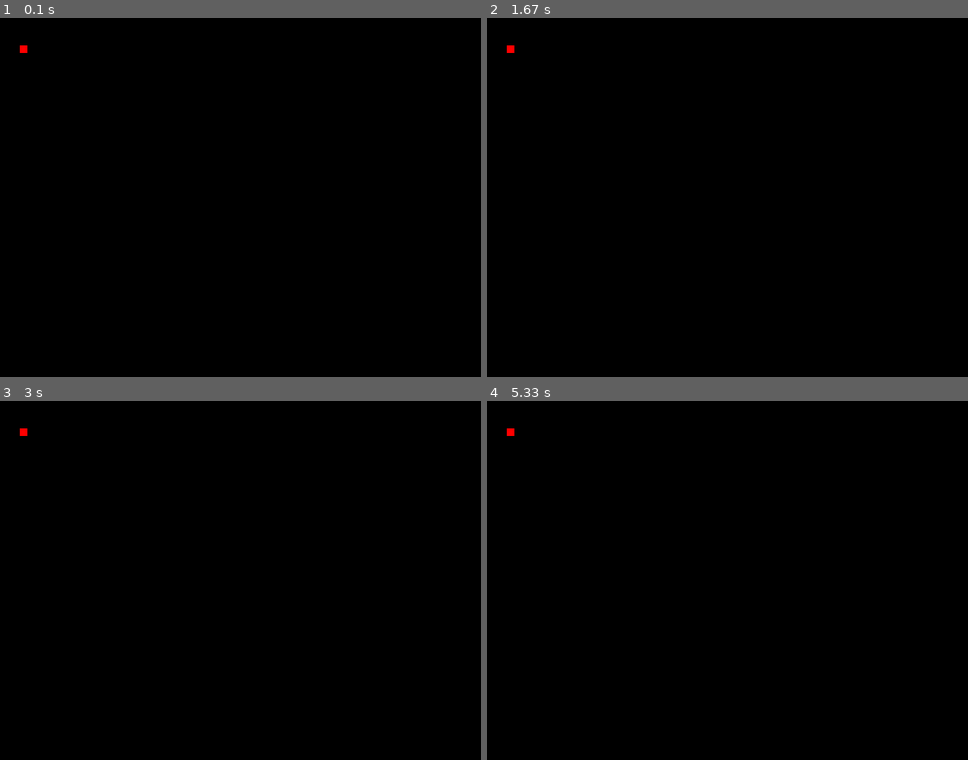
Above: before the commit, frames 1-4 (two rows, left to right).
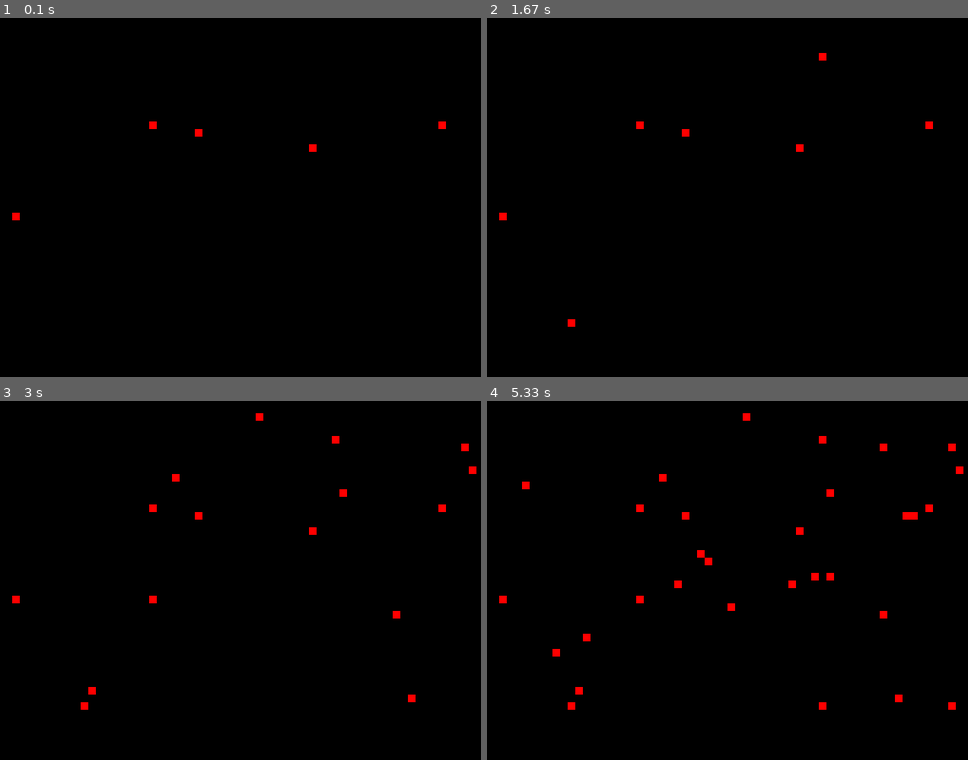
Above: after the commit, the same moments.

Repository: tassan/snake-pygame
Game: pygame game, started from snake.py
Two runs of this game, one before a commit and one after it. Both use one fixed random seed, a clock stepped at 60 frames per second and the inputs below.
Inputs:
- Up to frame 1 (0.1 s): no input
- Up to frame 2 (1.67 s): tap Enter at 0.33 s
- Up to frame 3 (3 s): tap Space at 1.67, 2.13, 2.63 s
- Up to frame 4 (5.33 s): tap Space at 3.07, 3.57, 4.13, 4.58, 5.07 s

The runs differ from the first frame. In frame 1, 0.2% of the frame differs, in the area x 2-93%, y 7-57%; in frame 2, 0.3%; in frame 3, 0.6%; in frame 4, 1.1%, in the area x 2-100%, y 3-87%.

Commit message:
Desenhando as maçãs de forma aleatória

Diff:
--- a/snake.py
+++ b/snake.py
@@ -1,10 +1,11 @@
 import pygame
+import random
 from pygame.locals import *
 from sys import exit
 
 pygame.init()
 
-screen = pygame.display.set_mode([640, 480], 0, 32)
+screen = pygame.display.set_mode((640, 480), 0, 32)
 screen.fill((0, 0, 0))
 pygame.display.set_caption("Hello, World!")
 
@@ -21,6 +22,8 @@
             pygame.quit()
             exit()
 
-        screen.blit(apple, (30, 40))
+        x = random.randint(0, 630)
+        y = random.randint(0, 470)
+        screen.blit(apple, (x//10 * 10, y//10 * 10))
 
         pygame.display.update()
